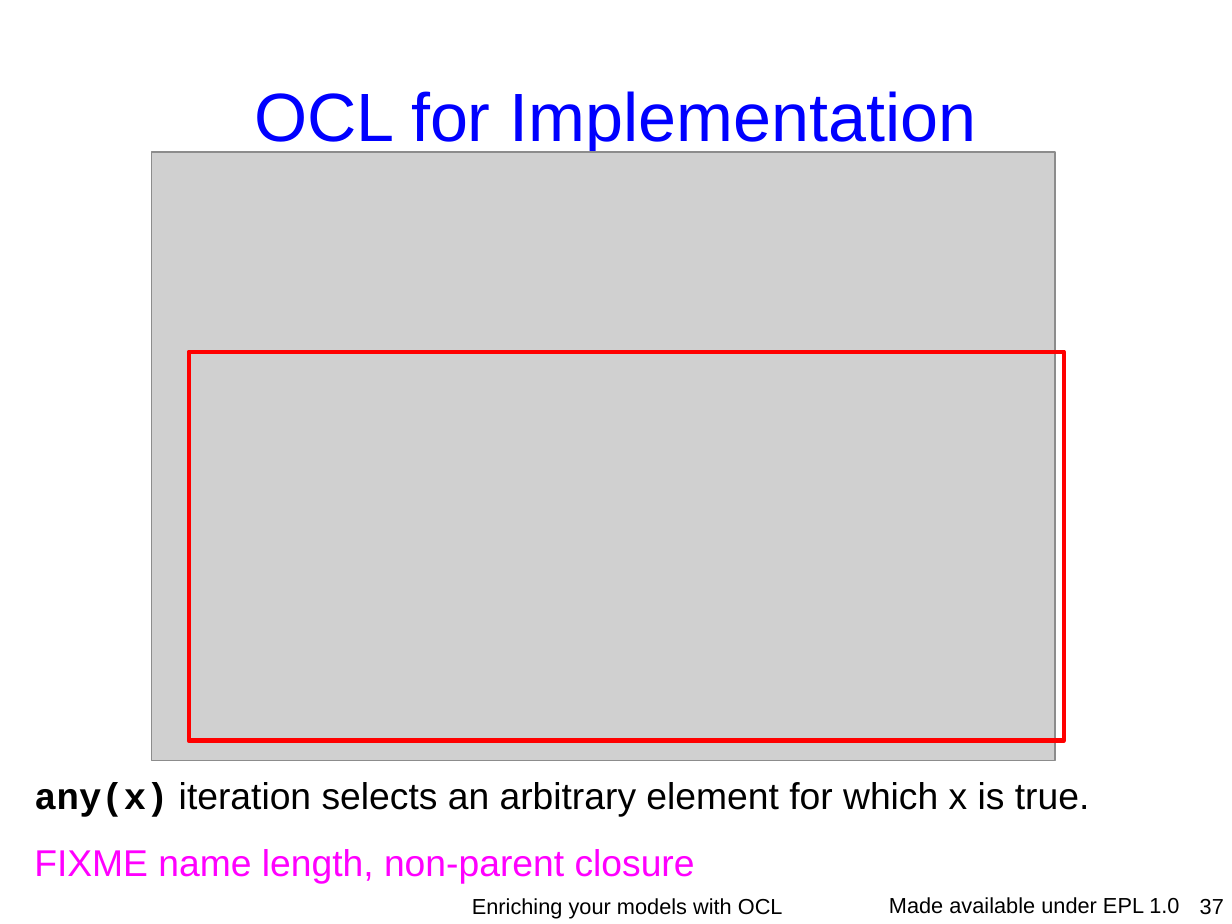
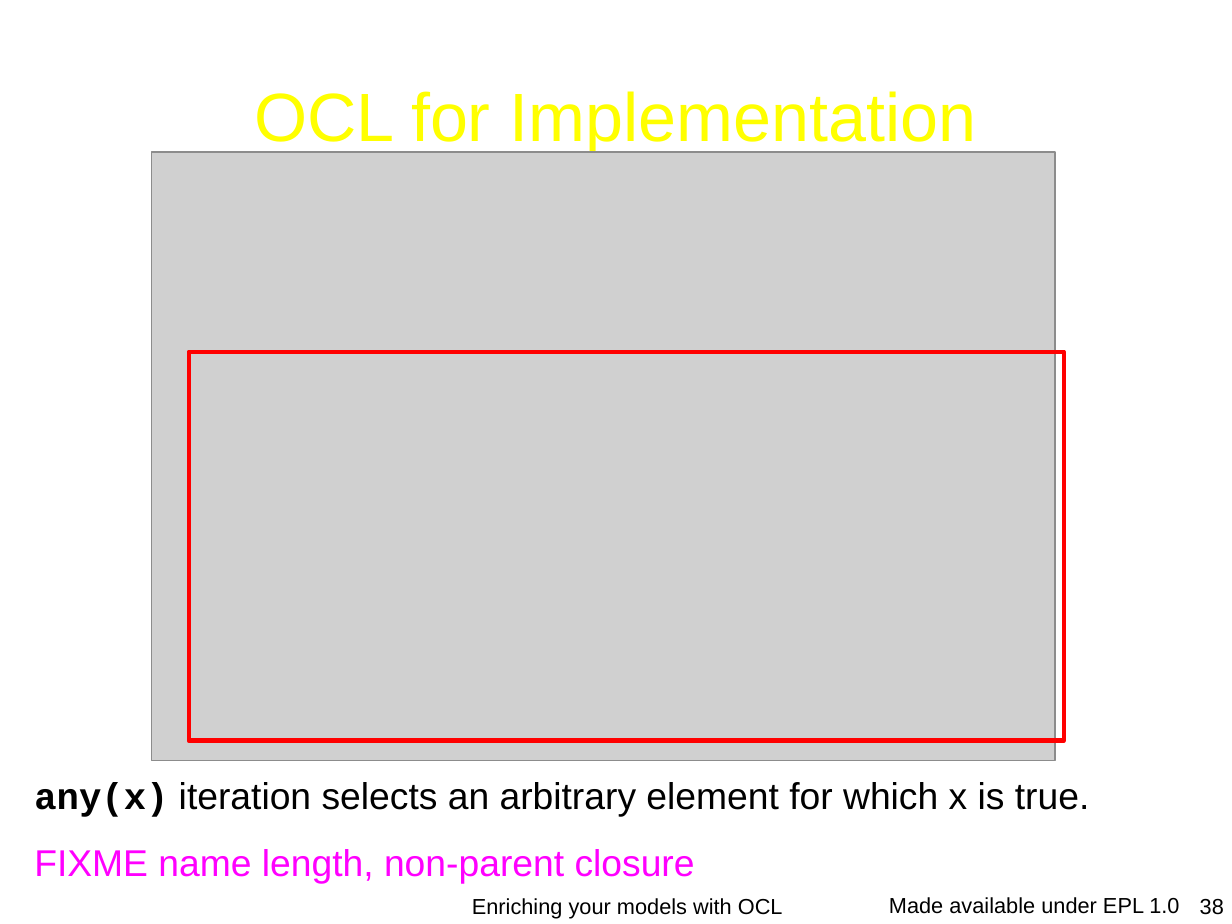
Before and after one commit to eclipse-ocl/ocl-website, a slide deck: slide 38 of ocl/docs/publications/ESE2010LongTalk/EnrichingWithOCL.odp (slide 37 before the commit). Drawn at 1232x924 pixels with LibreOffice and Linux fonts; fonts in the diff are those of the drawing; grey boxes stand for pictures; background and template pictures are left out. Boxes give left, top, right and bottom in pixels: in the first picture for what was removed or moved away, otherwise in the second. Text is boxed around its words. In the diff, an @@ line names an element or a change of style, - is before the commit and + after.

```diff
--- a/ocl/docs/publications/ESE2010LongTalk/EnrichingWithOCL.odp
+++ b/ocl/docs/publications/ESE2010LongTalk/EnrichingWithOCL.odp
@@ title "OCL for Implementation" at (254,91,977,153): text colour #0000FF to #FFFF00 @@
@@ page number at (1200,899,1224,915): text changed @@
-37
+38
```
Also in this commit, not shown: 8 other slides changed, 2 slides added, 1 slide removed.
